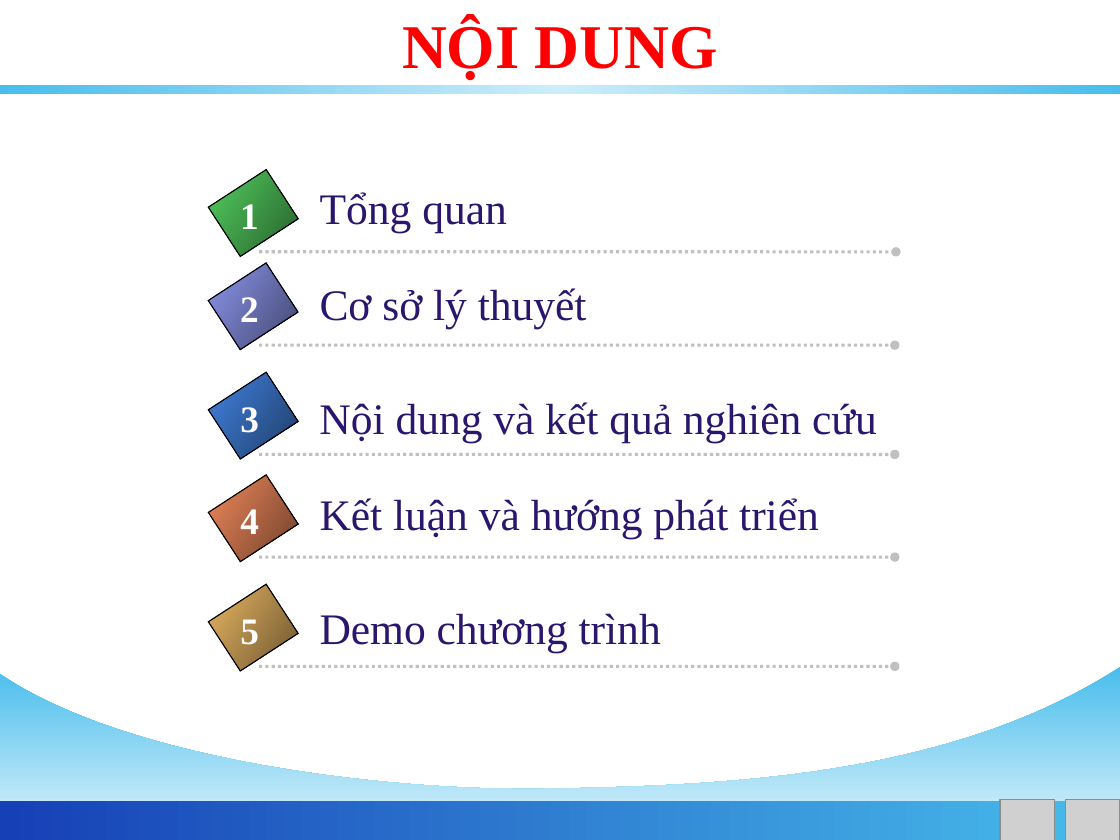
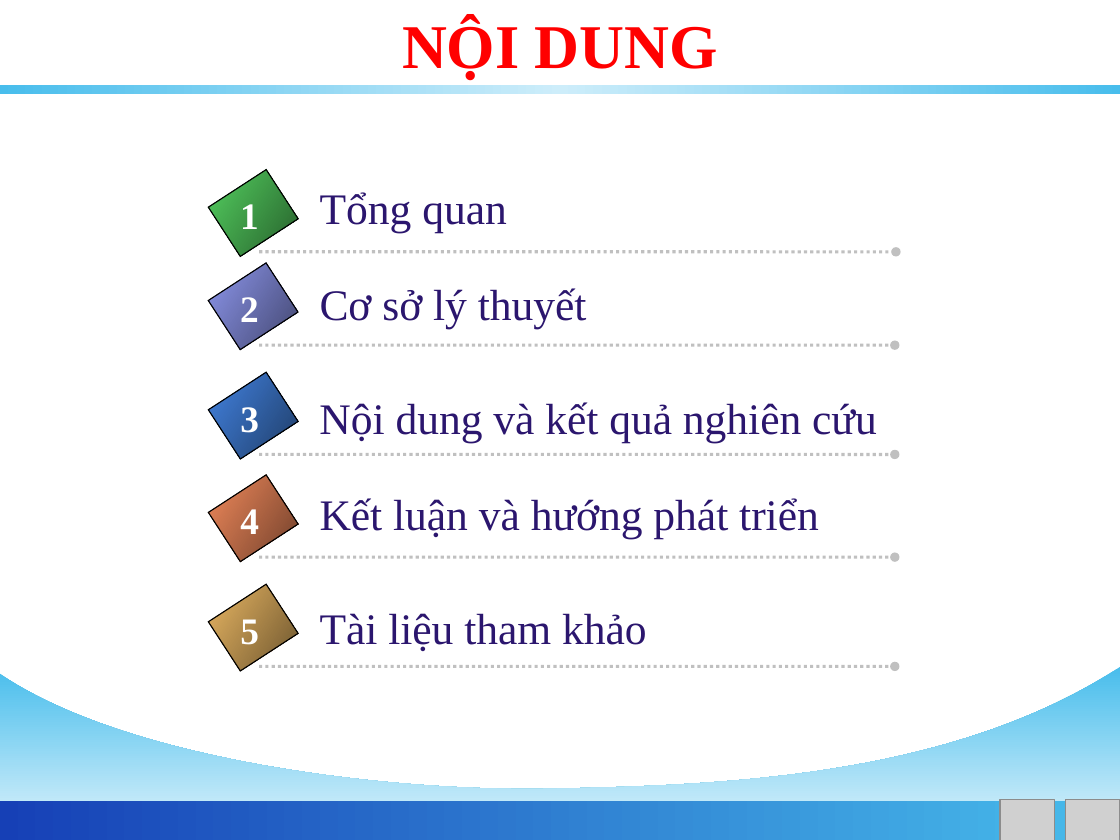
Before and after one commit to phamngsinh/cantho-webgis, a slide deck: slide 2 of Document/Bao Cao/BaoCaoLuanVan.ppt. Drawn at 1120x840 pixels with LibreOffice and Linux fonts; fonts in the diff are those of the drawing; grey boxes stand for pictures; background and template pictures are left out. Boxes give left, top, right and bottom in pixels: in the first picture for what was removed or moved away, otherwise in the second. Text is boxed around its words. In the diff, an @@ line names an element or a change of style, - is before the commit and + after.

```diff
--- a/Document/Bao Cao/BaoCaoLuanVan.ppt
+++ b/Document/Bao Cao/BaoCaoLuanVan.ppt
@@ text at (320,613,647,651): text changed @@
-Demo chương trình
+Tài liệu tham khảo
```
Also in this commit, not shown: 2 other slides changed.
